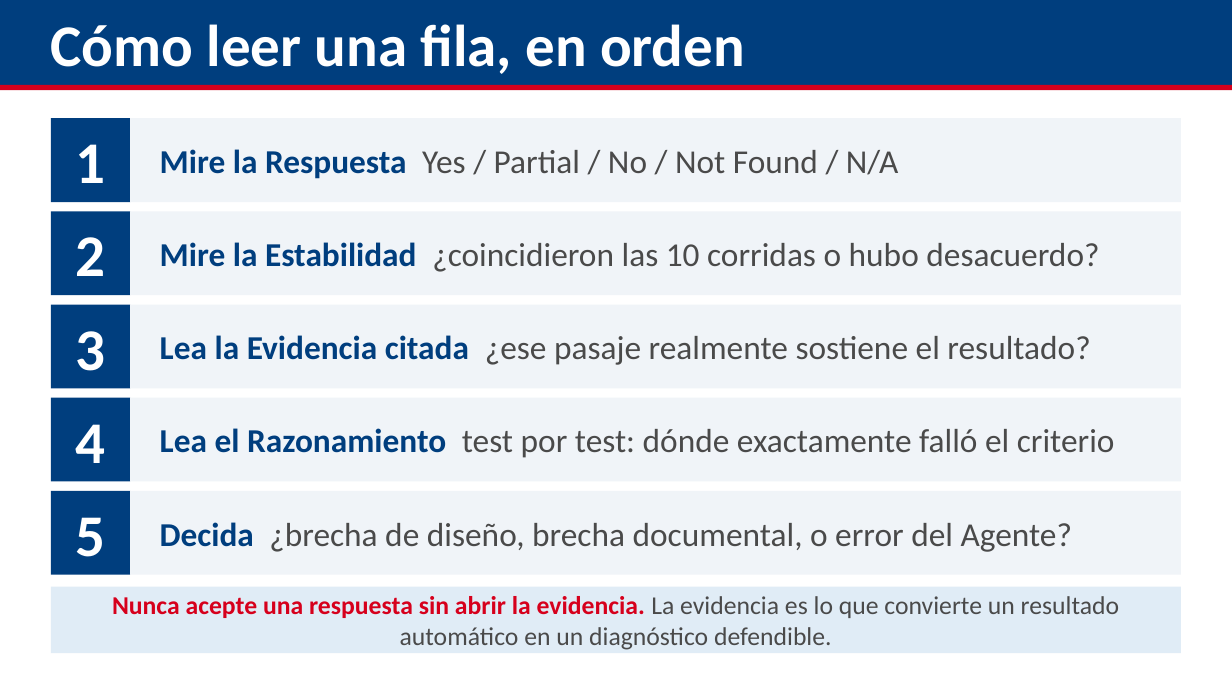
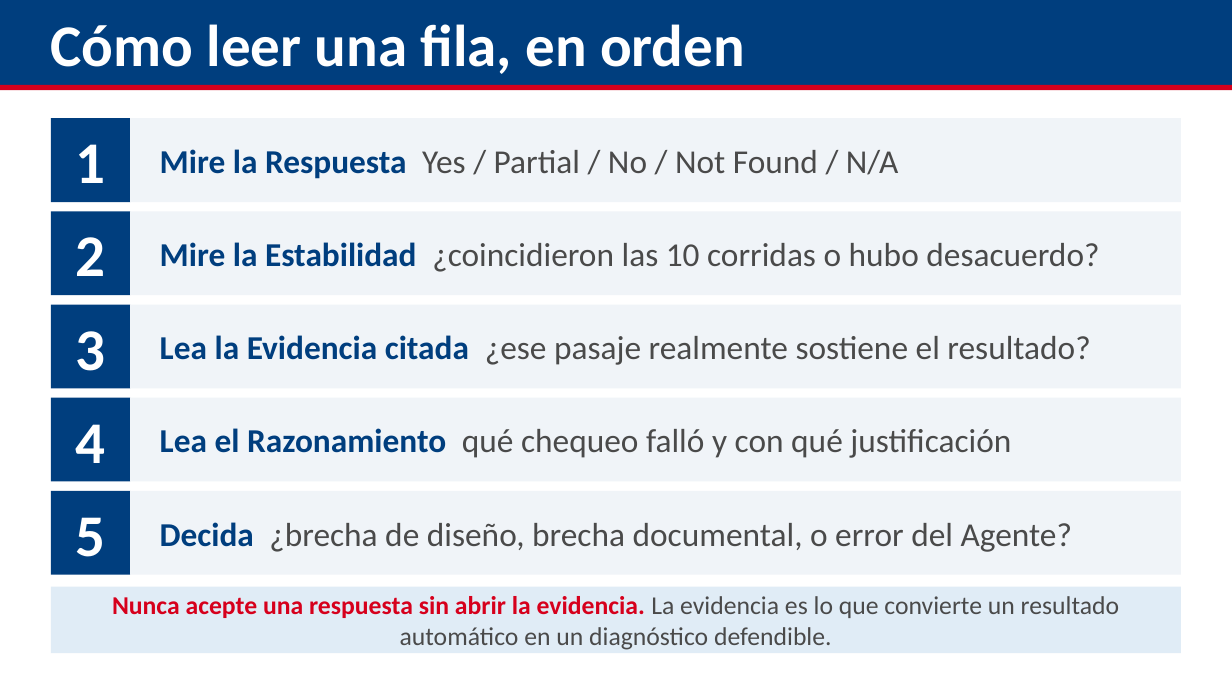
Before and after one commit to aevpsnow6-oss/deploy, a slide deck: slide 23 of presentation/capacitacion_appraisal/Capacitacion_Appraisal_GPT_Ahmed.pptx (slide 22 before the commit). Drawn at 1232x693 pixels with LibreOffice and Linux fonts; fonts in the diff are those of the drawing. Boxes give left, top, right and bottom in pixels: in the first picture for what was removed or moved away, otherwise in the second. Text is boxed around its words. In the diff, an @@ line names an element or a change of style, - is before the commit and + after.

```diff
--- a/presentation/capacitacion_appraisal/Capacitacion_Appraisal_GPT_Ahmed.pptx
+++ b/presentation/capacitacion_appraisal/Capacitacion_Appraisal_GPT_Ahmed.pptx
@@ text at [160, 428, 1011, 458]: text changed @@
-Lea el Razonamiento test por test: dónde exactamente falló el criterio
+Lea el Razonamiento qué chequeo falló y con qué justificación
```
Also in this commit, not shown: 2 other slides changed, 2 slides added, 19 other files.
